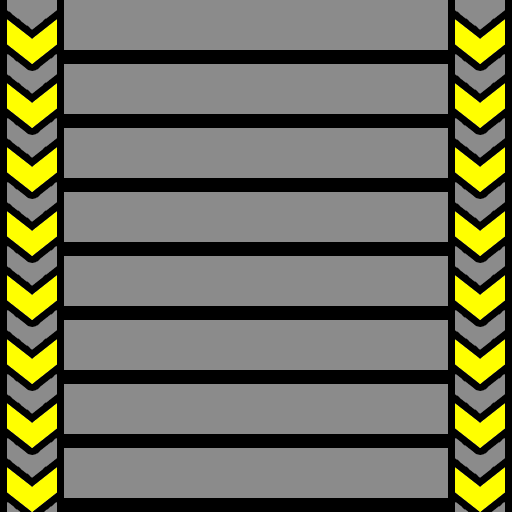
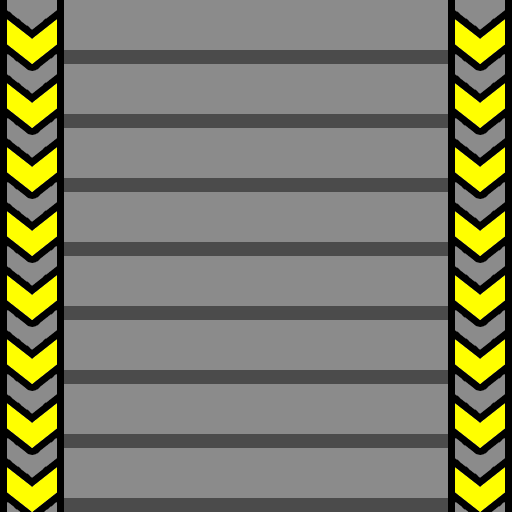
Layer changes from the first 512×512 image to the second:
painted on "Layer 2" over bbox(64, 50, 448, 512)
